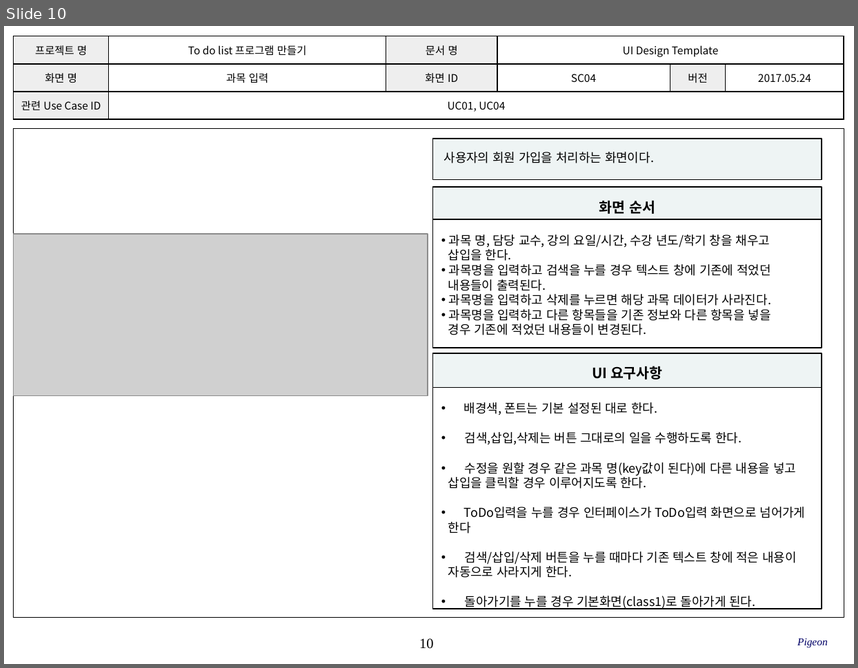
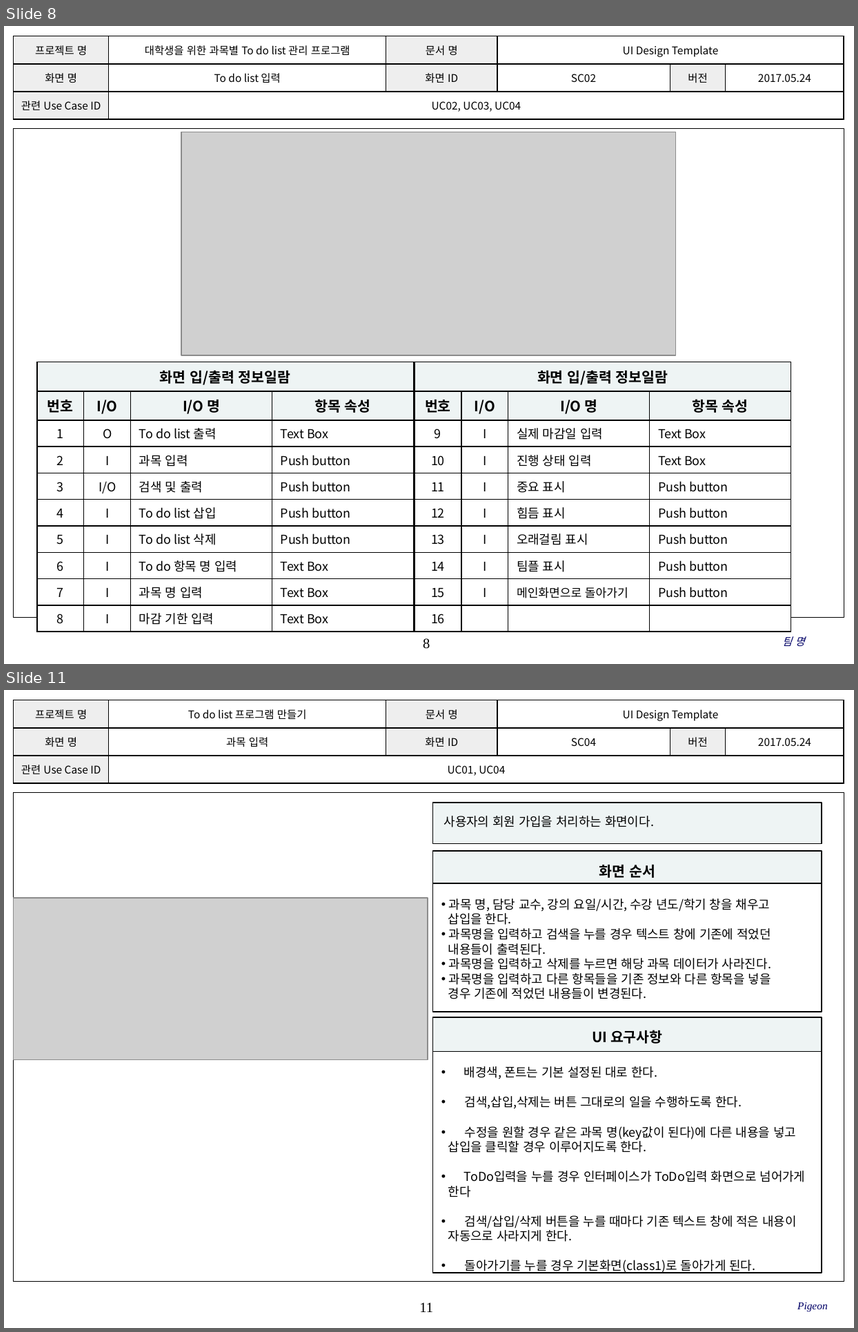
Before and after one commit to SE-admin/9, a slide deck: doc/3_ 설계서/UI Design Template_9_pigeon.pptx. Shown one above the other, each under a label of ours: slide 10 before the commit, slides 8 and 11 after it; the slides between them are not shown. The pictures are 858x668 and 858x1332 pixels, drawn with LibreOffice and Linux fonts; fonts in the diff are those of the drawing; grey boxes stand for pictures; background and template pictures are left out. Boxes give left, top, right and bottom in pixels: in the first picture for what was removed or moved away, otherwise in the second. Text is boxed around its words. In the diff, an @@ line names an element or a change of style, - is before the commit and + after.

Commit message:
# 서류 # 설계서 Class Design_9_pigeon.pptx # 4,7,8,9,10p # System Process 및 SC02, SC03 UI Design Template 작성

```diff
--- a/doc/3_ 설계서/UI Design Template_9_pigeon.pptx
+++ b/doc/3_ 설계서/UI Design Template_9_pigeon.pptx
@@ slide 8 added at box(4, 26, 854, 664), background #FFFFFF; not listed: 2 template elements that a slide beside it also shows @@
@@ table added at box(14, 36, 843, 120), 3 rows, 6 columns @@
+프로젝트 명 | 대학생을 위한 과목별 To do list 관리 프로그램 | 문서 명 | UI Design Template |  | 
+화면 명 | To do list 입력 | 화면 ID | SC02 | 버전 | 2017.05.24
+관련 Use Case ID | UC02, UC03, UC04 |  |  |  | 
@@ picture added at box(181, 132, 677, 355) @@
@@ table added at box(37, 362, 413, 627), 10 rows, 4 columns @@
+화면 입/출력 정보일람 |  |  | 
+번호 | I/O | I/O 명 | 항목 속성
+1 | O | To do list 출력 | Text Box
+2 | I | 과목 입력 | Push button
+3 | I/O | 검색 및 출력 | Push button
+4 | I | To do list 삽입 | Push button
+5 | I | To do list 삭제 | Push button
+6 | I | To do 항목 명 입력 | Text Box
+7 | I | 과목 명 입력 | Text Box
+8 | I | 마감 기한 입력 | Text Box
@@ table added at box(415, 362, 791, 626), 10 rows, 4 columns @@
+화면 입/출력 정보일람 |  |  | 
+번호 | I/O | I/O 명 | 항목 속성
+9 | I | 실제 마감일 입력 | Text Box
+10 | I | 진행 상태 입력 | Text Box
+11 | I | 중요 표시 | Push button
+12 | I | 힘듬 표시 | Push button
+13 | I | 오래걸림 표시 | Push button
+14 | I | 팀플 표시 | Push button
+15 | I | 메인화면으로 돌아가기 | Push button
+16 |  |  | 
@@ text added at box(782, 637, 804, 646), 9 pt, text #000066, italic @@
+팀 명
@@ what was slide 10 is now slide 11 @@
@@ page number at box(419, 1302, 433, 1312): text changed @@
-10
+11
```
Also in this commit, not shown: 1 slide changed, 3 other slides added, 3 slides removed.
